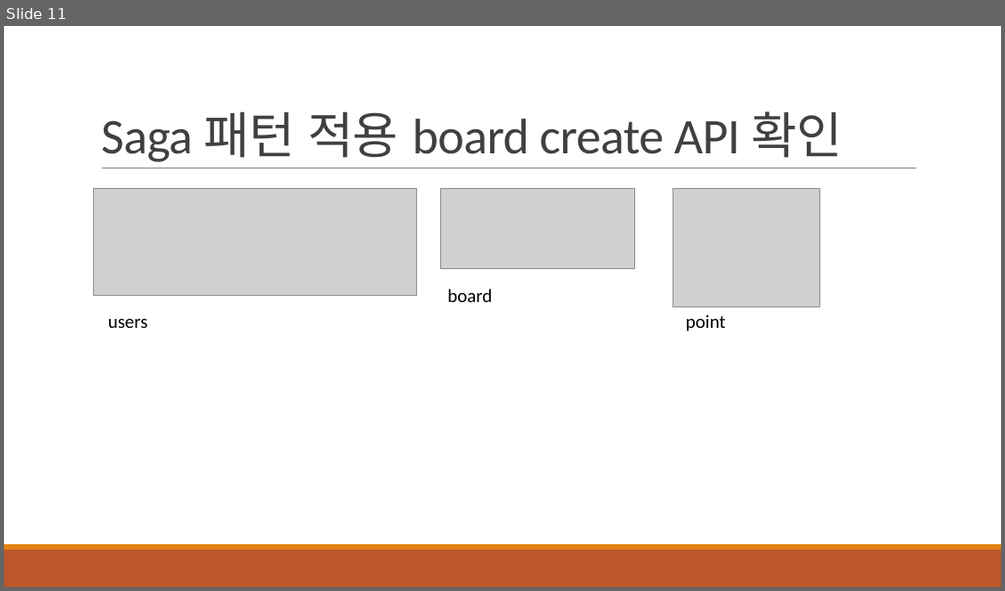
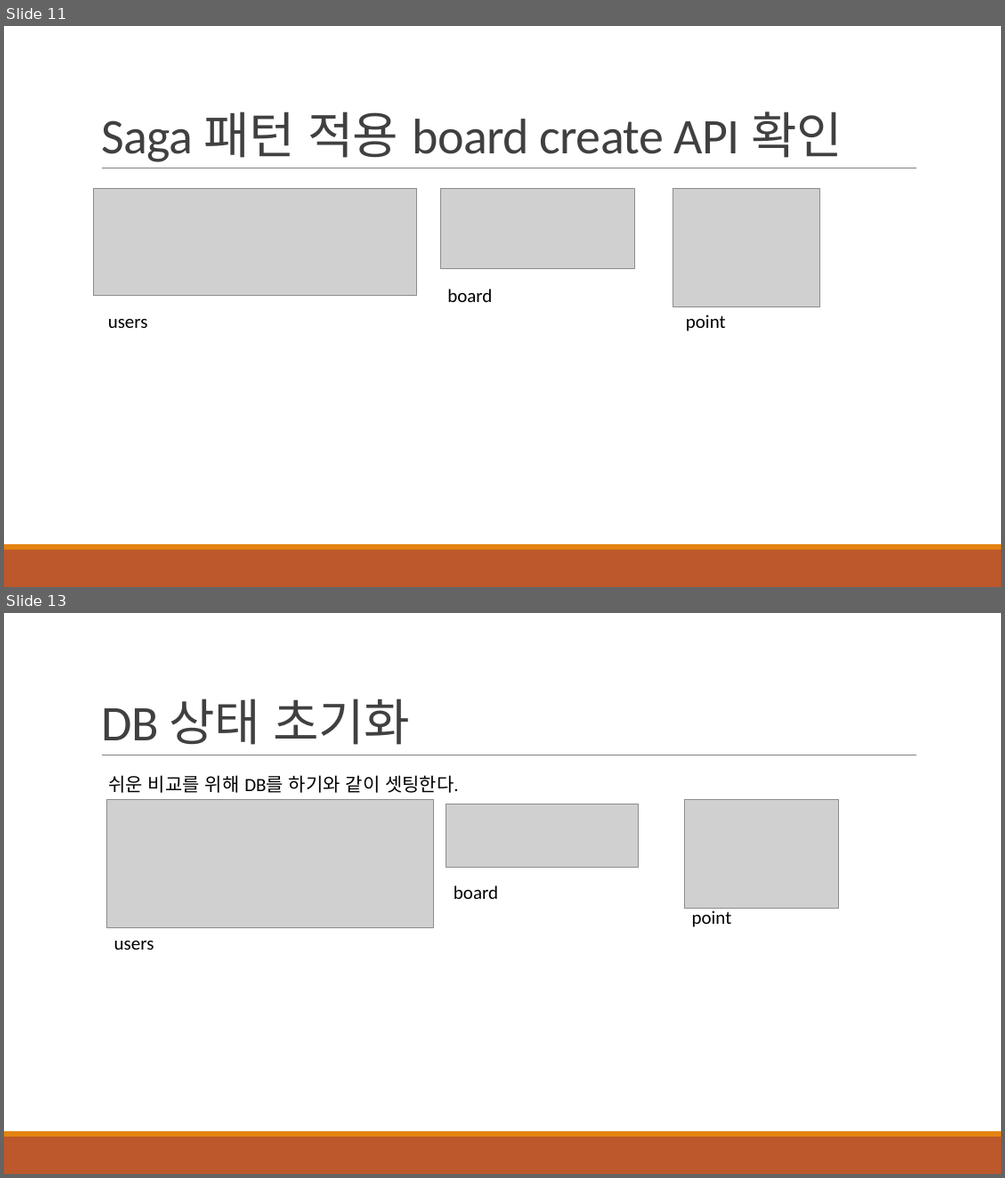
Before and after one commit to khb3025/study-msa, a slide deck: msa-ppt/5. MSA환경에서 트랜잭션 관리.pptx. Shown one above the other, each under a label of ours: slide 11 before the commit, slides 11 and 13 after it; the slides between them are not shown. The pictures are 1005x591 and 1005x1178 pixels, drawn with LibreOffice and Linux fonts; fonts in the diff are those of the drawing; grey boxes stand for pictures. Boxes give left, top, right and bottom in pixels: in the first picture for what was removed or moved away, otherwise in the second. Text is boxed around its words. In the diff, an @@ line names an element or a change of style, - is before the commit and + after.

```diff
--- a/msa-ppt/5. MSA환경에서 트랜잭션 관리.pptx
+++ b/msa-ppt/5. MSA환경에서 트랜잭션 관리.pptx
@@ slide 13 added at <box>4,613,1001,1174</box>, background #FFFFFF; not listed: 3 template elements that a slide beside it also shows @@
@@ title added at <box>101,698,409,745</box>, 48 pt, text #404040 @@
+DB 상태 초기화
@@ text added at <box>108,775,459,793</box>, 18 pt, text #000000 @@
+쉬운 비교를 위해 DB를 하기와 같이 셋팅한다.
@@ group added at <box>106,799,839,949</box>: 3 pictures, 3 texts @@
+point
+board
+users
```
Also in this commit, not shown: 3 other slides added, 2 other files.
